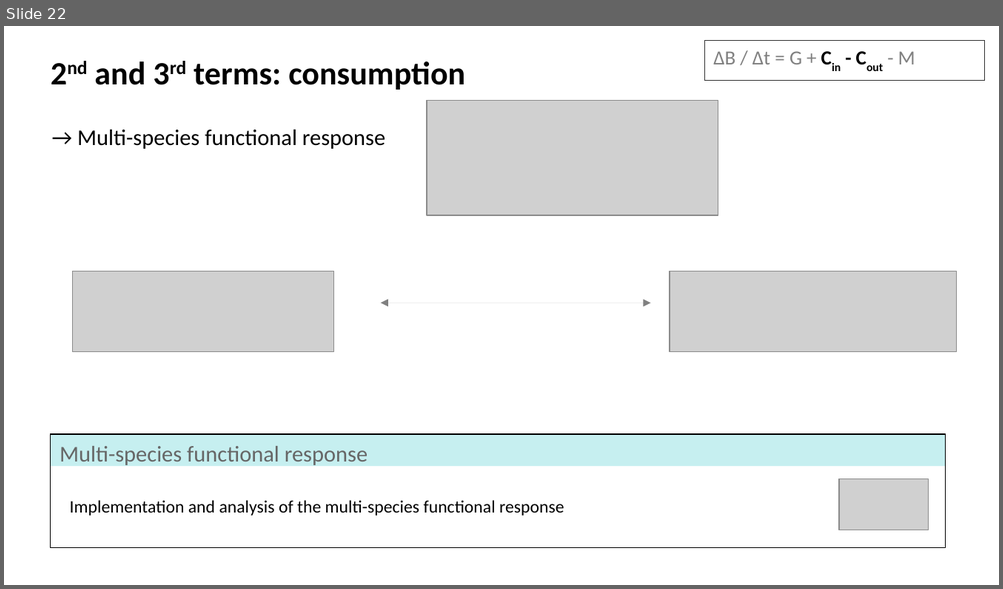
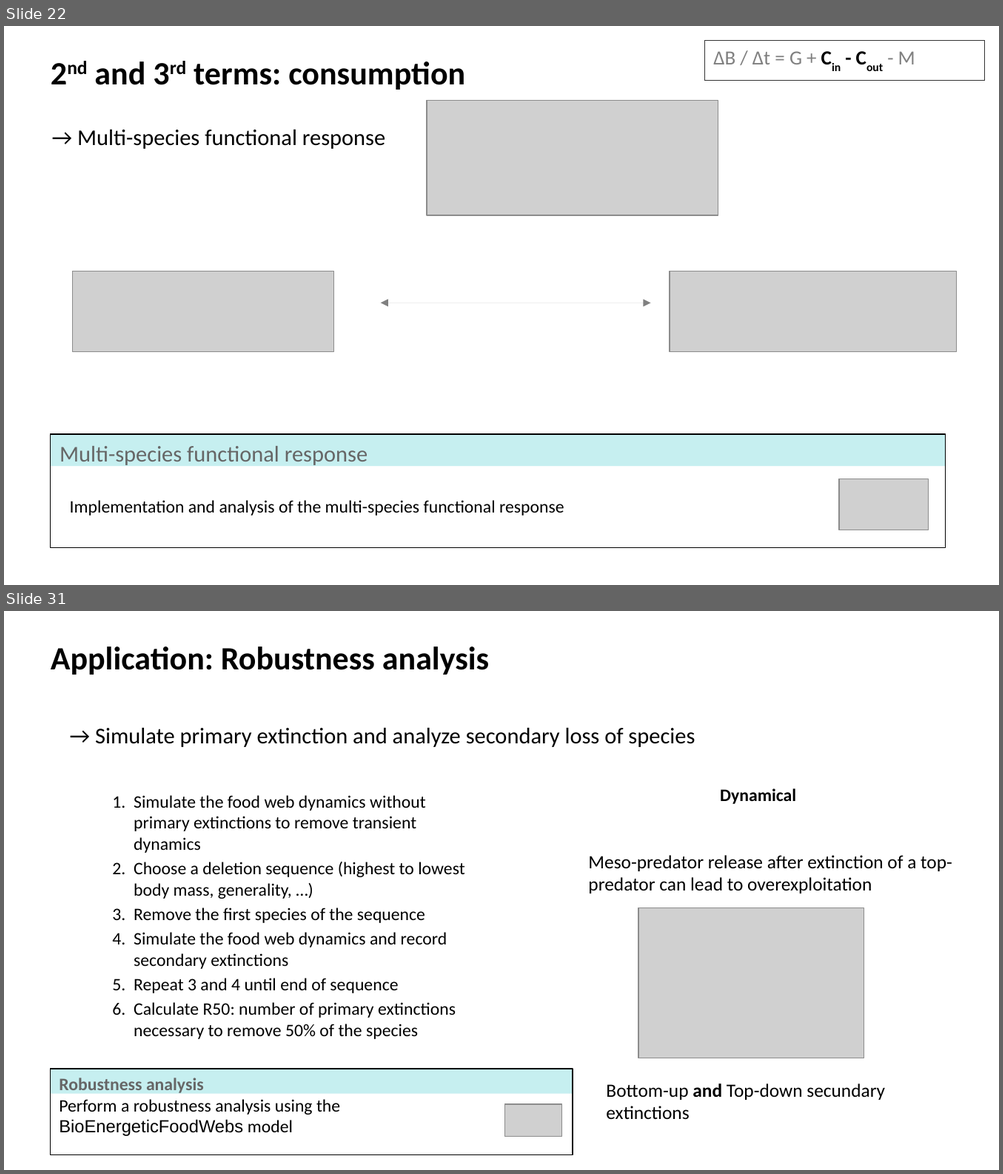
Before and after one commit to evadelmas/FoodwebsBioenergetics, a slide deck: slides.odp. Shown one above the other, each under a label of ours: slide 22 before the commit, slides 22 and 31 after it; the slides between them are not shown. The pictures are 1003x589 and 1003x1174 pixels, drawn with LibreOffice and Linux fonts; fonts in the diff are those of the drawing; grey boxes stand for pictures. Boxes give left, top, right and bottom in pixels: in the first picture for what was removed or moved away, otherwise in the second. Text is boxed around its words. In the diff, an @@ line names an element or a change of style, - is before the commit and + after.

```diff
--- a/slides.odp
+++ b/slides.odp
@@ slide 31 added at (4, 611, 999, 1170), background #FFFFFF @@
@@ text added at (51, 647, 489, 675), 26 pt, text #000000, bold @@
+Application: Robustness analysis
@@ text added at (95, 728, 694, 747), 18 pt, text #000000 @@
+→ Simulate primary extinction and analyze secondary loss of species
@@ text added at (134, 795, 464, 1039), 14 pt, text #000000 @@
+1. Simulate the food web dynamics without primary extinctions to remove transient dynamics
+2. Choose a deletion sequence (highest to lowest body mass, generality, …)
+3. Remove the first species of the sequence
+4. Simulate the food web dynamics and record secondary extinctions
+5. Repeat 3 and 4 until end of sequence
+6. Calculate R50: number of primary extinctions necessary to remove 50% of the species
@@ text added at (720, 789, 796, 804), 14 pt, text #000000, bold @@
+Dynamical
@@ text added at (588, 855, 952, 894), 15 pt, text #000000 @@
+Meso-predator release after extinction of a top-predator can lead to overexploitation
@@ picture added at (638, 908, 864, 1059) @@
@@ rectangle added at (50, 1070, 572, 1095), fill #48CCD1 at 31% opacity @@
@@ rectangle added at (50, 1070, 572, 1155), outline #000000 0.79 pt @@
@@ text added at (59, 1078, 340, 1136), 14 pt, text #000000 @@
+Robustness analysis
+Perform a robustness analysis using the
+BioEnergeticFoodWebs model
@@ text added at (606, 1084, 885, 1120), 15 pt, text #000000 @@
+Bottom-up and Top-down secundary extinctions
@@ picture added at (505, 1105, 562, 1137) @@
```
Also in this commit, not shown: 4 slides changed, 8 other slides added, 2 slides removed, 2 other files.
